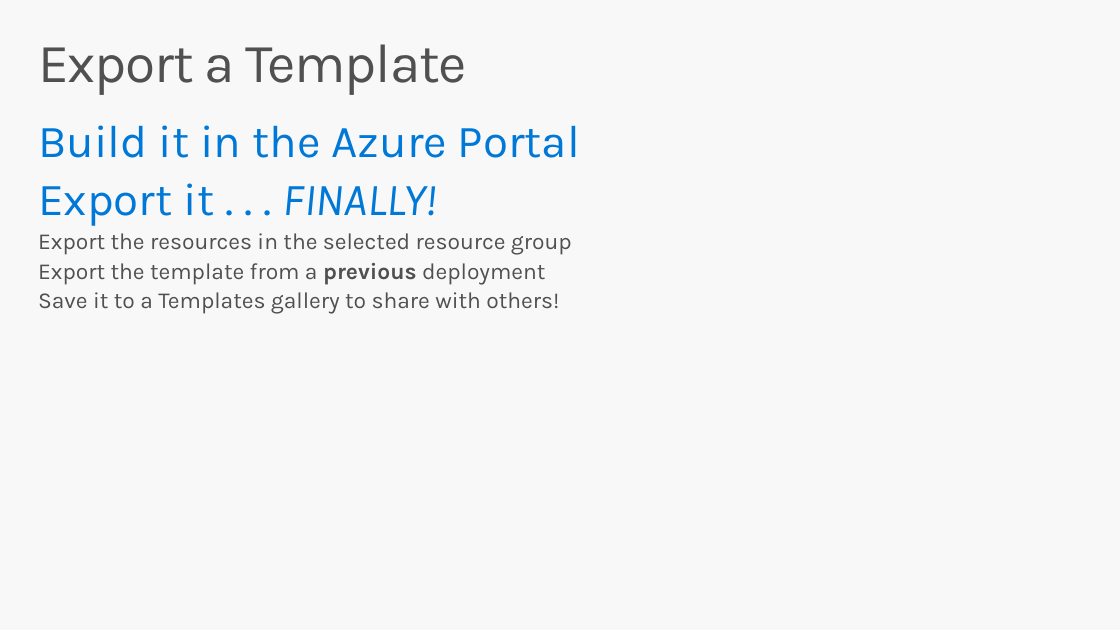
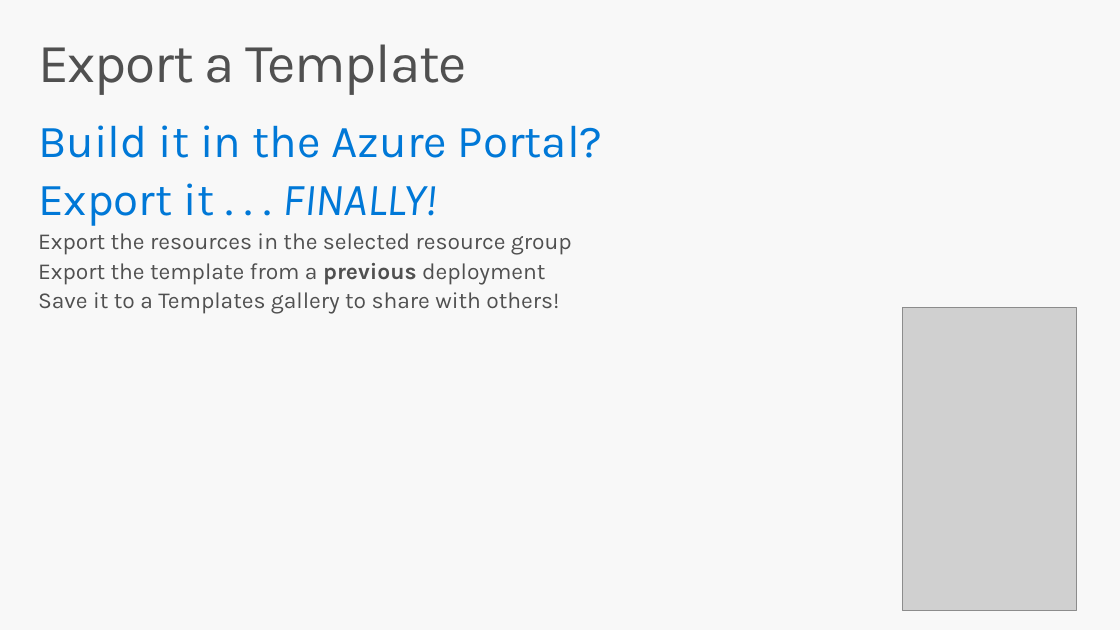
Before and after one commit to mcollier/StirTrek2016, a slide deck: slide 20 of Work on Your ARM Strength.pptx (slide 21 before the commit). Drawn at 1120x630 pixels with LibreOffice and Linux fonts; fonts in the diff are those of the drawing; grey boxes stand for pictures. Boxes give left, top, right and bottom in pixels: in the first picture for what was removed or moved away, otherwise in the second. Text is boxed around its words. In the diff, an @@ line names an element or a change of style, - is before the commit and + after.

```diff
--- a/Work on Your ARM Strength.pptx
+++ b/Work on Your ARM Strength.pptx
@@ text at (38, 125, 603, 158): text changed @@
-Build it in the Azure Portal
+Build it in the Azure Portal?
@@ picture added at (902, 308, 1076, 611) @@
```
Also in this commit, not shown: 4 other slides changed, 7 slides added.
